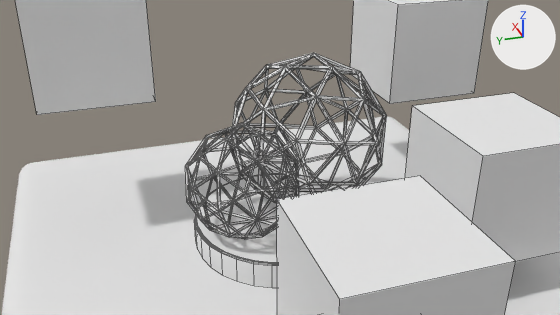
The Blender file meshes/vignette.blend as it was, and as the next commit left it.
Before and after are seen from the file's camera 'Camera'. Arrows for +X, +Y and +Z are at upper right; the lights stay in place. Mesh edges are drawn as thin lines on the coarser meshes.

In view in the first picture: 'CubeBlue', 'CubeGreen', 'CubeRed', 'CubeYellow', 'Pedestal', 'Platform', 'Sphere.1', 'Sphere.2'.
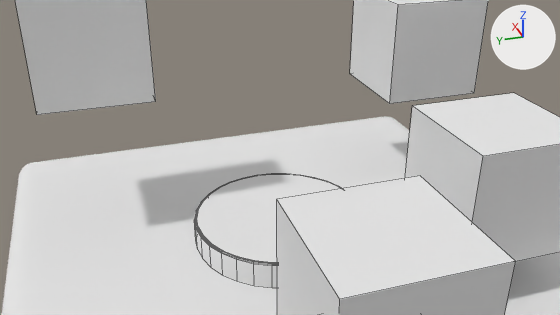
What differs and where, as boxes [x1, y1, x2, y2] in the pictures (560 x 315 px):
'Sphere.1', deleted: before [231, 53, 387, 203]
'Sphere.2', deleted: before [185, 123, 299, 239]

Diff of the bpy script that builds the scene:
```diff
--- a/meshes/vignette.blend.py
+++ b/meshes/vignette.blend.py
@@ ob_sphere_1 @@
-ob_sphere_1 = bpy.data.objects.new('Sphere.1', me_sphere)
-ob_sphere_1.location = (0.36, -0.65, 1.89)
-ob_sphere_1.rotation_euler = (0.191, -0.269, -0.0184)  # degrees (11, -15, -1.1)
-ob_sphere_1.scale = (1.45, 1.45, 1.45)
-_m = ob_sphere_1.modifiers.new('Wireframe', 'WIREFRAME')
-_m.thickness = 0.0526
-_m.use_crease = True
-_m.crease_weight = 0.75
@@ ob_sphere_2 @@
-ob_sphere_2 = bpy.data.objects.new('Sphere.2', me_sphere)
-ob_sphere_2.location = (-0.32, 0.78, 1.46)
-ob_sphere_2.rotation_euler = (0.191, -0.269, 0.273)  # degrees (11, -15, 16)
-_m = ob_sphere_2.modifiers.new('Wireframe', 'WIREFRAME')
-_m.thickness = 0.0526
-_m.use_crease = True
-_m.crease_weight = 0.75
```
